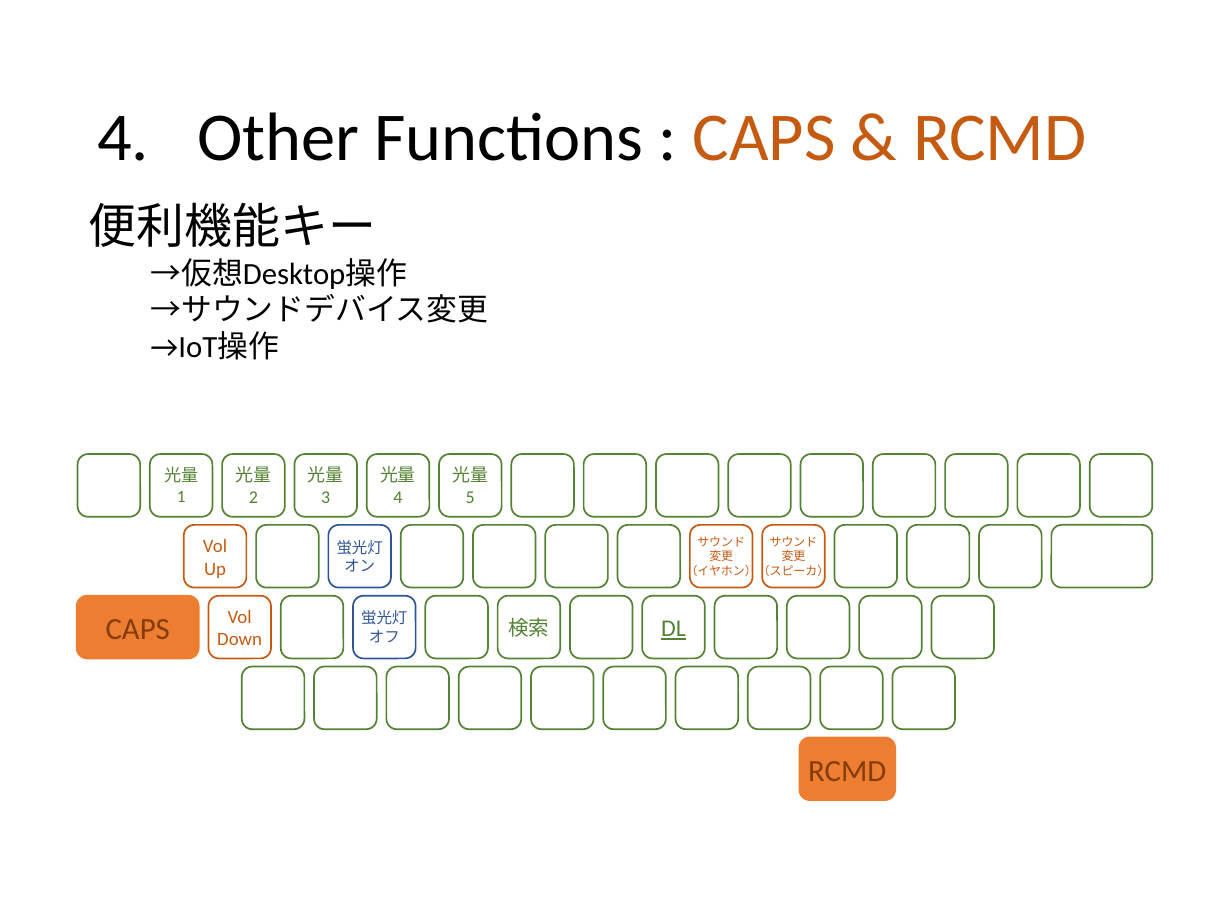
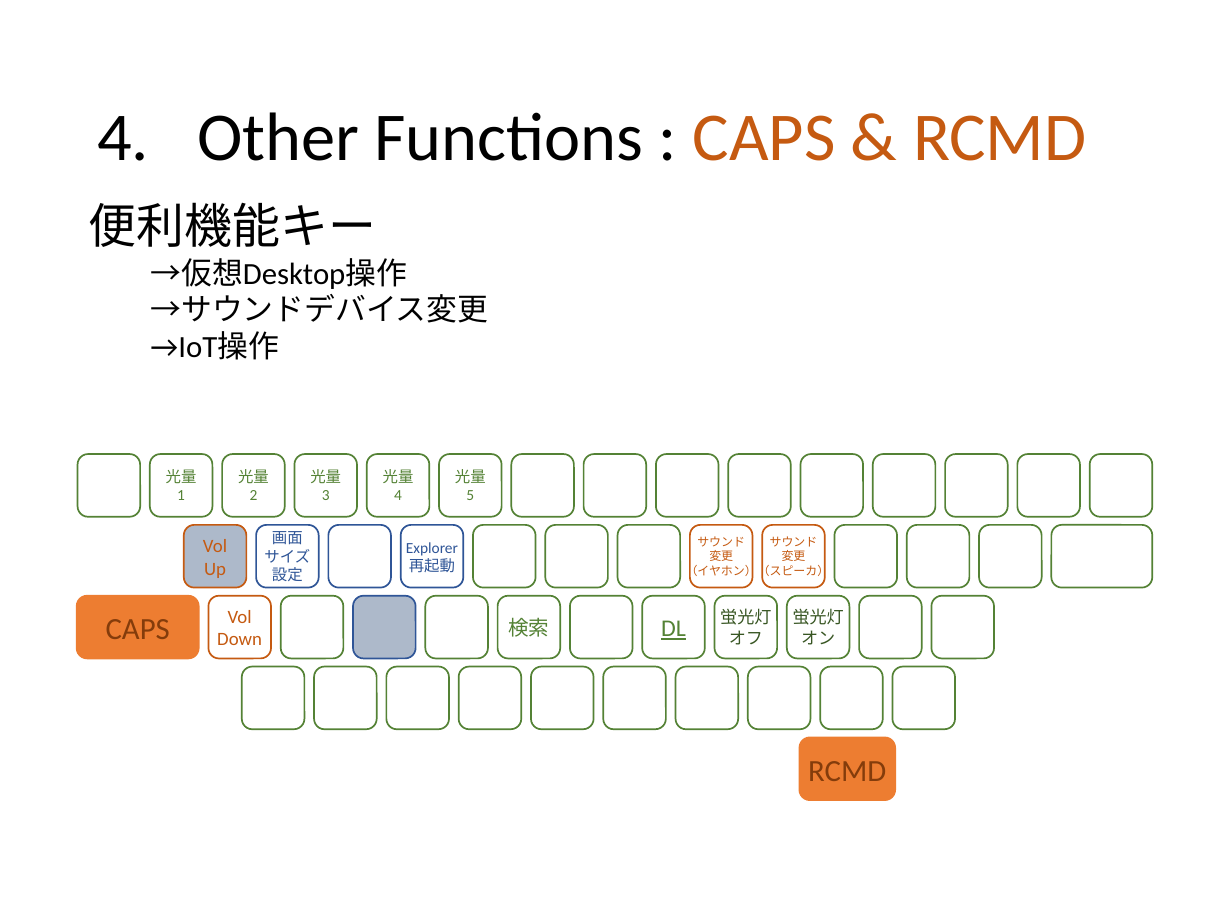
Before and after one commit to ittooo66/myAHK, a slide deck: slide 8 of MANUAL.pptx. Drawn at 1232x924 pixels with LibreOffice and Linux fonts; fonts in the diff are those of the drawing. Boxes give left, top, right and bottom in pixels: in the first picture for what was removed or moved away, otherwise in the second. Text is boxed around its words. In the diff, an @@ line names an element or a change of style, - is before the commit and + after.

```diff
--- a/MANUAL.pptx
+++ b/MANUAL.pptx
@@ rounded rectangle "光量" at (150, 455, 213, 517): size 10 to 9 pt @@
@@ size 10.5 to 9 pt in 4 elements at (222, 455, 285, 517), (294, 455, 357, 517), (367, 455, 430, 517), (439, 455, 501, 517) @@
@@ rounded rectangle "Vol" at (184, 525, 246, 588): fill #FFFFFF to #ADB9CA @@
@@ rounded rectangle "画面" at (256, 525, 319, 588): outline #548235 1 pt to #2F5597 1 pt @@
@@ text in rounded rectangle at (264, 531, 310, 581): text added @@
+画面
+サイズ
+設定
@@ rounded rectangle "Explorer" at (400, 525, 463, 588): outline #548235 1 pt to #2F5597 1 pt @@
@@ text in rounded rectangle at (337, 540, 383, 572): text removed @@
-蛍光灯
-オン
@@ text in rounded rectangle at (406, 542, 458, 573): text added @@
+Explorer
+再起動
@@ rounded rectangle at (354, 596, 416, 659): fill #FFFFFF to #ADB9CA @@
@@ text in rounded rectangle at (361, 610, 407, 643): text removed @@
-蛍光灯
-オフ
@@ text in rounded rectangle at (720, 608, 771, 645): text added @@
+蛍光灯
+オフ
@@ text in rounded rectangle at (793, 608, 844, 645): text added @@
+蛍光灯
+オン
```
Also in this commit, not shown: 4 other slides changed, 1 slide removed.
